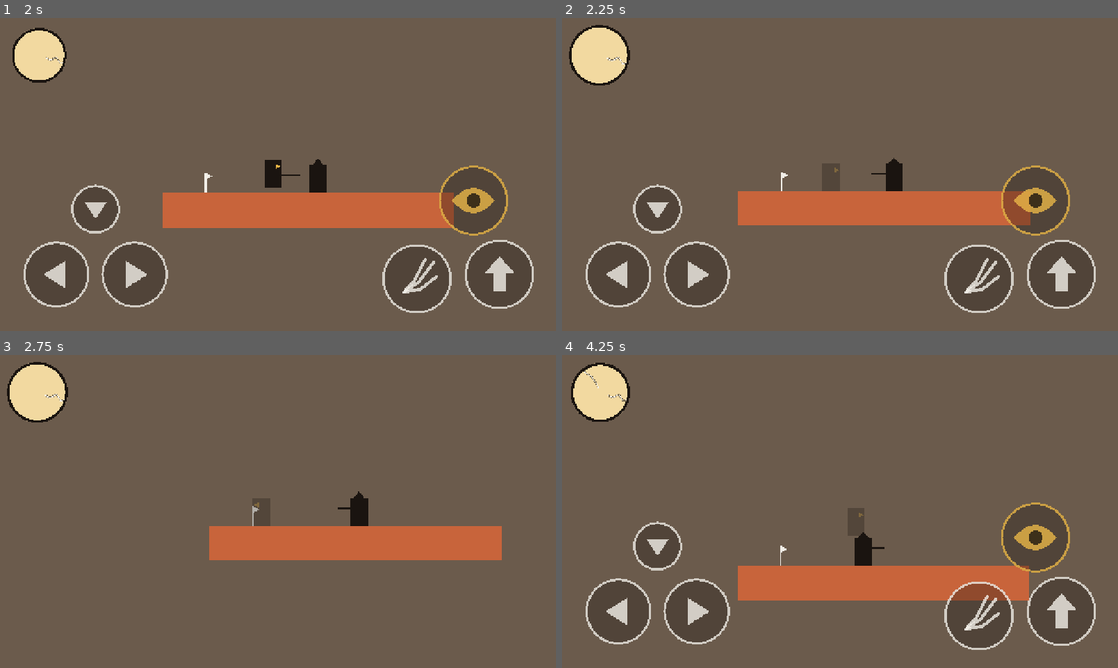
Above: before the commit, frames 1-4 (two rows, left to right).
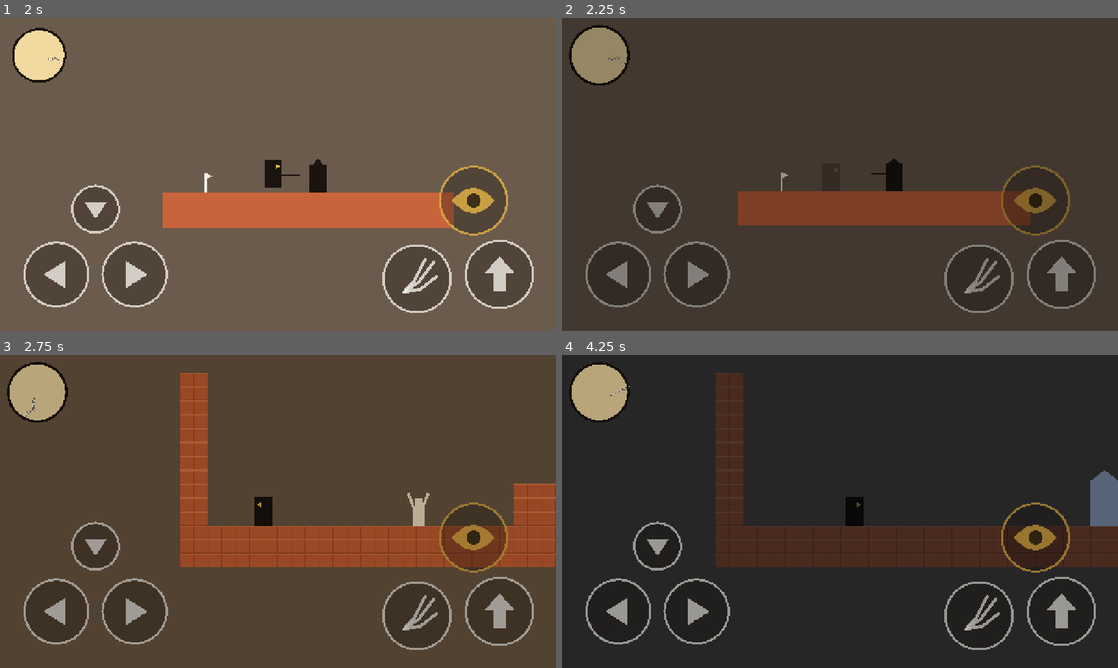
Above: after the commit, the same moments.

Repository: sphilius/medusas-price
Game: Godot game, scene res://scenes/test_room.tscn
Two runs of this game, one before a commit and one after it. Both use one fixed random seed, a clock stepped at 60 frames per second and the inputs below.
Inputs (mouse positions are in pixels of both pictures, inside the frame that each line leads up to):
- Up to frame 1 (2 s): tap Enter at 0.5 s; move the mouse to (400, 158) at 0.52 s; hold D (move_right) 0.53-1.25 s; hold Shift (run) 0.53-1.25 s; click (400, 158) at 0.67 s; tap Space (jump) at 0.77, 1.07 s; tap J (whip) at 0.8 s; drag from (166, 190) to (300, 224) at 1.27 s
- Up to frame 2 (2.25 s): move the mouse to (895, 105) at 2.02 s; hold A (move_left) from 2.03 s (still down); tap 1 at 2.1 s; click (895, 105) at 2.17 s
- Up to frame 3 (2.75 s): keep holding A (move_left); tap 5 at 2.3 s
- Up to frame 4 (4.25 s): release A (move_left) at 2.75 s; drag from (812, 574) to (917, 511) at 2.77 s; move the mouse to (1006, 558) at 3.52 s; hold D (move_right) from 3.53 s (still down); hold Space (jump) from 3.53 s (still down); tap 4 at 3.6 s; click (1006, 558) at 3.67 s

Frame 1 is identical in both runs. In frame 2, 99% of the frame differs, in the area x 0-100%, y 0-100%; in frame 3, 100%; in frame 4, 100%.

Commit message:
Add GameFlow level order, intro/ending cards, level generator and sim
Loads the next level on exit with a fade, logs level_start/level_end, debug-only 1-5 skip.

Co-Authored-By: Claude Sonnet 5.5 <noreply@anthropic.com>

Diff:
--- /dev/null
+++ b/autoload/game_flow.gd
@@ -0,0 +1,126 @@
+## game_flow.gd (autoload "GameFlow")
+## Purpose: the order of the game and the way between its parts. When Medusa reaches
+## a level's exit (Events.level_exit_reached) it fades to black, loads the next scene
+## in ORDER, and fades back in. It logs "level_start" and "level_end" (with the seconds
+## spent) to RunLedger, and calls RunLedger.start_run() when the intro begins.
+## Dev only: in debug builds the number keys 1 to 5 jump straight to a level. In a
+## release build that code is switched off (see _ready).
+## A scene that is not in ORDER (like the test room) can still be played on its own;
+## the flow just stays idle until you reach a scene that is in the list.
+extends Node
+
+## The game, in order. The position in this list is the level number RunLedger uses
+## (intro 0, temple 1, cliffs 2, cave 3, boss 4, ending 5).
+const ORDER: Array[String] = [
+	"res://scenes/flow/intro.tscn",
+	"res://scenes/levels/level_1_temple.tscn",
+	"res://scenes/levels/level_2_cliffs.tscn",
+	"res://scenes/levels/level_3_cave.tscn",
+	"res://scenes/levels/boss.tscn",
+	"res://scenes/flow/ending.tscn",
+]
+## Names for the ledger (same order as ORDER).
+const NAMES: Array[String] = ["intro", "level_1_temple", "level_2_cliffs", "level_3_cave", "boss", "ending"]
+
+## Index in ORDER of the scene we are in, or -1 for a scene that is not in the list.
+var current_index: int = -1
+
+## Ticks (ms) when the current scene started, for the time spent in it.
+var _level_start_ms: int = 0
+## True while a fade and scene change is running, so a second request is ignored.
+var _changing: bool = false
+## The black screen drawn over everything, above the HUD.
+var _fade: ColorRect
+
+
+func _ready() -> void:
+	# Always run: the fade must keep going even if the game is paused.
+	process_mode = Node.PROCESS_MODE_ALWAYS
+	var layer := CanvasLayer.new()
+	layer.layer = 200
+	add_child(layer)
+	_fade = ColorRect.new()
+	_fade.color = Color.BLACK
+	_fade.modulate.a = 0.0
+	_fade.mouse_filter = Control.MOUSE_FILTER_IGNORE
+	_fade.set_anchors_preset(Control.PRESET_FULL_RECT)
+	layer.add_child(_fade)
+	# A signal is "something happened" announced on the Events bus; connect() makes
+	# next_level run every time it is emitted, so no script has to poll for the exit.
+	Events.level_exit_reached.connect(next_level)
+	# Debug-only level skip. Release builds never listen for the number keys.
+	set_process_unhandled_input(OS.is_debug_build())
+	# The first scene is loaded after the autoloads, so look at it next frame.
+	_adopt_current_scene.call_deferred()
+
+
+## Go to the next scene in ORDER (after the last one, back to the intro).
+func next_level() -> void:
+	if current_index < 0:
+		return  # not in the flow (test room): nothing comes next
+	go_to((current_index + 1) % ORDER.size())
+
+
+## Fade out, load ORDER[index], fade in. Missing scenes are skipped silently (no popups).
+func go_to(index: int) -> void:
+	if _changing or index < 0 or index >= ORDER.size():
+		return
+	if not ResourceLoader.exists(ORDER[index]):
+		return
+	_changing = true
+	_log_level_end()
+	# A Tween animates a property over time (here the black screen's alpha 0 -> 1).
+	# `await` pauses THIS function until the signal fires, while the game keeps running;
+	# that is how the code waits for the fade without freezing anything.
+	var out: Tween = create_tween()
+	out.tween_property(_fade, "modulate:a", 1.0, Balance.FADE_OUT_S)
+	await out.finished
+	get_tree().change_scene_to_file(ORDER[index])
+	# The new scene is in the tree a frame later.
+	await get_tree().process_frame
+	await get_tree().process_frame
+	_begin_level(index)
+	var back: Tween = create_tween()
+	back.tween_property(_fade, "modulate:a", 0.0, Balance.FADE_IN_S)
+	await back.finished
+	_changing = false
+
+
+## Debug builds: keys 1 to 5 jump to the temple, cliffs, cave, boss and ending.
+func _unhandled_input(event: InputEvent) -> void:
+	var key := event as InputEventKey
+	if key == null or not key.pressed or key.echo:
+		return
+	var slot: int = key.keycode - KEY_1  # KEY_1 gives 0 ... KEY_5 gives 4
+	if slot >= 0 and slot < 5:
+		go_to(slot + 1)  # +1 skips the intro at index 0
+
+
+## Work out which ORDER entry the starting scene is (F5, or F6 on a level).
+func _adopt_current_scene() -> void:
+	var scene: Node = get_tree().current_scene
+	if scene == null:
+		return
+	var index: int = ORDER.find(scene.scene_file_path)
+	if index >= 0:
+		_begin_level(index)
+
+
+## A scene in ORDER is now showing: remember it and log it.
+func _begin_level(index: int) -> void:
+	current_index = index
+	_level_start_ms = Time.get_ticks_msec()
+	if index == 0:
+		RunLedger.start_run()  # a new run begins at the intro
+	RunLedger.set_level(index)
+	RunLedger.log_event("level_start", {"level": index, "name": NAMES[index]})
+
+
+## Write a "level_end" event with how many seconds we spent in this scene. Called just
+## before leaving it. Does nothing outside the flow (current_index is -1), so the test
+## room never writes half-empty events.
+func _log_level_end() -> void:
+	if current_index < 0:
+		return
+	var seconds: float = (Time.get_ticks_msec() - _level_start_ms) / 1000.0
+	RunLedger.log_event("level_end", {"level": current_index, "name": NAMES[current_index], "seconds": seconds})
--- a/project.godot
+++ b/project.godot
@@ -26,6 +26,7 @@
 RunLedger="*res://autoload/run_ledger.gd"
 PortraitState="*res://autoload/portrait_state.gd"
 Fx="*res://autoload/fx.gd"
+GameFlow="*res://autoload/game_flow.gd"
 
 [display]
 
--- /dev/null
+++ b/scenes/flow/ending.tscn
@@ -0,0 +1,6 @@
+[gd_scene load_steps=2 format=3]
+
+[ext_resource type="Script" path="res://scripts/flow_card.gd" id="1_card"]
+
+[node name="ending" type="Node2D"]
+script = ExtResource("1_card")
--- /dev/null
+++ b/scenes/flow/intro.tscn
@@ -0,0 +1,6 @@
+[gd_scene load_steps=2 format=3]
+
+[ext_resource type="Script" path="res://scripts/flow_card.gd" id="1_card"]
+
+[node name="intro" type="Node2D"]
+script = ExtResource("1_card")
--- /dev/null
+++ b/scripts/flow_card.gd
@@ -0,0 +1,56 @@
+## flow_card.gd (root script of scenes/flow/intro.tscn and scenes/flow/ending.tscn)
+## Purpose: placeholder title and ending screens. They show a wordless marble eye
+## (no text anywhere) and wait for any button, key or touch; then GameFlow moves on
+## (the intro goes to level 1, the ending goes back to the intro).
+## Replace the art later; keep this script so the flow keeps working.
+extends Node2D
+
+## Where the eye sits on the 1280 x 720 screen.
+const CENTER: Vector2 = Vector2(640.0, 360.0)
+
+## Seconds to ignore input after the card appears, so the press that ended the
+## previous scene cannot skip this one.
+const INPUT_DELAY_S: float = 0.5
+
+## Seconds since the card appeared.
+var _age: float = 0.0
+
+
+func _ready() -> void:
+	# The eye: a marble almond with a gold iris and a black pupil, built from polygons.
+	_add_shape(_almond(220.0, 90.0), Balance.COLOR_MARBLE)
+	_add_shape(_almond(60.0, 60.0), Balance.COLOR_GOLD)
+	_add_shape(_almond(18.0, 40.0), Balance.COLOR_BLACK)
+
+
+## _process runs every frame; here it only counts up the card's age.
+func _process(delta: float) -> void:
+	_age += delta
+
+
+## Any key, button or touch moves on. _unhandled_input only sees input nothing else used.
+func _unhandled_input(event: InputEvent) -> void:
+	if _age < INPUT_DELAY_S or not event.is_pressed() or event.is_echo():
+		return
+	GameFlow.next_level()
+
+
+## A pointed oval of half-width `w` and half-height `h`, as polygon points.
+func _almond(w: float, h: float) -> PackedVector2Array:
+	var points := PackedVector2Array()
+	for i in 24:
+		var angle: float = TAU * i / 24.0
+		# Squash the top and bottom toward the corners so the ends come to a point.
+		points.append(Vector2(cos(angle) * w, sin(angle) * h * (1.0 - 0.35 * absf(cos(angle)))))
+	return points
+
+
+## Add one filled shape to the card. A Polygon2D is a node that draws a filled polygon;
+## add_child() puts it in the scene tree so it gets drawn. Shapes added later draw on
+## top of earlier ones, which is why the eye is built big to small.
+func _add_shape(points: PackedVector2Array, color: Color) -> void:
+	var poly := Polygon2D.new()
+	poly.polygon = points
+	poly.color = color
+	poly.position = CENTER
+	add_child(poly)
--- /dev/null
+++ b/tools/build_levels.gd
@@ -0,0 +1,115 @@
+## build_levels.gd - dev-only generator for the level scenes (run once, or again to reset them).
+## Run it with:  godot --headless --path . res://tools/build_levels.tscn
+## (a scene, not --script, so the autoloads like Balance and Events exist).
+## It creates scenes/levels/level_1_temple.tscn (a short sample layout following the
+## spec's beats) and level_2_cliffs, level_3_cave and boss (a small starter floor and
+## the right lighting). Each one is an INHERITED scene of level_base.tscn, so editing
+## level_base later updates all of them. After this, edit the scenes in the Godot editor.
+## WARNING: running it overwrites those four scene files, including your edits.
+extends Node
+
+const BASE: String = "res://scenes/levels/level_base.tscn"
+
+## Tile size in px (matches Balance.TILE_SIZE).
+const T: int = 32
+## Row of the floor's top surface: row 19 is y = 608 px.
+const FLOOR_ROW: int = 19
+## Floor thickness in rows.
+const FLOOR_DEPTH: int = 3
+
+
+## _ready runs once when this scene starts. It builds each level file in turn and then
+## quits, so the whole tool is one command. Each _build_* function ends in _save().
+func _ready() -> void:
+	_build_level_1()
+	_build_starter("level_2_cliffs", LevelBase.Lighting.DUSK, [])
+	_build_starter("level_3_cave", LevelBase.Lighting.TORCHLIGHT, [Vector2(300, 480), Vector2(700, 480), Vector2(1100, 480)])
+	_build_starter("boss", LevelBase.Lighting.STORM, [])
+	print("build_levels: done")
+	get_tree().quit()
+
+
+## Level 1: temple steps at noon. Beats in order, left to right:
+## 1) a hoplite standing on a ledge, 2) the leaper and the 4.5 BL gap (a sprint jump
+## clears it), 3) a pool soon after the first cracks, 4) three hoplites, 5) a pool, the exit.
+func _build_level_1() -> void:
+	var root: LevelBase = _new_level("Level1Temple", LevelBase.Lighting.NOON)
+	var terrain: TileMapLayer = root.get_node("Terrain")
+	var gap_tiles: int = roundi(Balance.LEVEL1_GAP_BL * Balance.BL / T)  # 4.5 BL = 9 tiles
+	var gap_start: int = 48
+	var gap_end: int = gap_start + gap_tiles
+	_fill(terrain, -4, gap_start, FLOOR_ROW, FLOOR_DEPTH)       # near floor
+	_fill(terrain, gap_end, 126, FLOOR_ROW, FLOOR_DEPTH)        # far floor
+	_fill(terrain, 20, 30, FLOOR_ROW - 3, 3)                    # the ledge (1.5 BL high)
+	_fill(terrain, -4, -2, 8, 14)                               # left wall
+	_fill(terrain, 124, 126, 8, 14)                             # right wall
+
+	var gap_center: float = (gap_start + gap_tiles * 0.5) * T
+	root.get_node("Spawn").position = Vector2(128, 576)
+	root.get_node("LevelExit").position = Vector2(3800, FLOOR_ROW * T)
+
+	# Beat 1: a victim to push or crack, a hoplite up on the ledge.
+	_add(root, "VictimStatue", "res://scenes/props/victim_statue.tscn", Vector2(420, 576), {"pose": 1})
+	_add(root, "HopliteLedge", "res://scenes/enemies/hoplite.tscn", Vector2(800, 480))
+	# Beat 2: the leaper waits at the edge; safe ledges either side; the pit under the gap.
+	_add(root, "SafeLedgeNear", "res://scenes/props/safe_ledge.tscn", Vector2(1400, FLOOR_ROW * T))
+	_add(root, "Leaper", "res://scenes/enemies/leaper.tscn", Vector2(1470, 588))
+	_add(root, "Pit", "res://scenes/props/pit.tscn", Vector2(gap_center, 720), {"size": Vector2(gap_tiles * T + 128, 500)})
+	_add(root, "SafeLedgeFar", "res://scenes/props/safe_ledge.tscn", Vector2(gap_end * T + 60, FLOOR_ROW * T))
+	# Beat 3: the first pool, after the first cracks.
+	_add(root, "PoolFirst", "res://scenes/props/mirror_pool.tscn", Vector2(2000, FLOOR_ROW * T))
+	_add(root, "VictimCrouched", "res://scenes/props/victim_statue.tscn", Vector2(2250, 576), {"pose": 2, "faces_right": false})
+	# Beat 4: three hoplites in a row. Beat 5: the pool before the exit.
+	_add(root, "Hoplite1", "res://scenes/enemies/hoplite.tscn", Vector2(2500, 576))
+	_add(root, "Hoplite2", "res://scenes/enemies/hoplite.tscn", Vector2(2800, 576))
+	_add(root, "Hoplite3", "res://scenes/enemies/hoplite.tscn", Vector2(3100, 576))
+	_add(root, "PoolLast", "res://scenes/props/mirror_pool.tscn", Vector2(3450, FLOOR_ROW * T))
+	_save(root, "level_1_temple")
+
+
+## A level with only a starter floor (so you can stand in it) and its lighting.
+func _build_starter(file: String, light: LevelBase.Lighting, torches: Array) -> void:
+	var root: LevelBase = _new_level(file.to_pascal_case(), light)
+	var terrain: TileMapLayer = root.get_node("Terrain")
+	_fill(terrain, -4, 60, FLOOR_ROW, FLOOR_DEPTH)
+	_fill(terrain, -4, -2, 8, 14)
+	var i: int = 0
+	for pos: Vector2 in torches:
+		i += 1
+		_add(root, "Torch%d" % i, "res://scenes/props/torch.tscn", pos)
+	_save(root, file)
+
+
+## An inherited-scene root of level_base. GEN_EDIT_STATE_MAIN is what makes saving it
+## produce an inherited scene (a file that points at level_base) instead of a copy.
+func _new_level(node_name: String, light: LevelBase.Lighting) -> LevelBase:
+	var root: LevelBase = (load(BASE) as PackedScene).instantiate(PackedScene.GEN_EDIT_STATE_MAIN)
+	root.name = node_name
+	root.lighting = light
+	return root
+
+
+## Fill tile columns [x0, x1) and `rows` rows from `row0` downward with the terrain tile.
+func _fill(layer: TileMapLayer, x0: int, x1: int, row0: int, rows: int) -> void:
+	for x in range(x0, x1):
+		for y in range(row0, row0 + rows):
+			layer.set_cell(Vector2i(x, y), 0, Vector2i(0, 0))
+
+
+## Instance a scene as a child of the level root, at `pos`, with optional property values.
+func _add(root: Node, node_name: String, path: String, pos: Vector2, props: Dictionary = {}) -> void:
+	var node: Node2D = (load(path) as PackedScene).instantiate()
+	node.name = node_name
+	node.position = pos
+	for key: String in props:
+		node.set(key, props[key])
+	root.add_child(node)
+	node.owner = root  # without an owner the node is not saved with the scene
+
+
+func _save(root: Node, file: String) -> void:
+	var packed := PackedScene.new()
+	packed.pack(root)
+	var err: Error = ResourceSaver.save(packed, "res://scenes/levels/%s.tscn" % file)
+	print("build_levels: %s -> %s" % [file, error_string(err)])
+	root.free()
--- /dev/null
+++ b/tools/build_levels.tscn
@@ -0,0 +1,6 @@
+[gd_scene load_steps=2 format=3]
+
+[ext_resource type="Script" path="res://tools/build_levels.gd" id="1_b"]
+
+[node name="BuildLevels" type="Node"]
+script = ExtResource("1_b")
--- /dev/null
+++ b/tools/sim_levels.gd
@@ -0,0 +1,92 @@
+## sim_levels.gd - dev-only headless check (scene: tools/sim_levels.tscn).
+## Loads every level and checks its lighting, spawn and (level 1) props, cracks a
+## victim statue, then drives GameFlow through real scene changes: exit signal ->
+## next level, the debug number-key skip, and the ledger's level_start / level_end.
+## Prints PASS/FAIL lines and exits non-zero if anything failed.
+extends Node
+
+const LEVELS: Dictionary = {
+	"res://scenes/levels/level_1_temple.tscn": Balance.LIGHT_NOON,
+	"res://scenes/levels/level_2_cliffs.tscn": Balance.LIGHT_DUSK,
+	"res://scenes/levels/level_3_cave.tscn": Balance.LIGHT_TORCH,
+	"res://scenes/levels/boss.tscn": Balance.LIGHT_STORM,
+}
+
+var _failures: int = 0
+
+
+func _ready() -> void:
+	await _test_levels()
+	await _test_victim_statue()
+	await _test_flow()
+	print("sim_levels: %s" % ("ALL PASS" if _failures == 0 else "%d FAILED" % _failures))
+	get_tree().quit(_failures)
+
+
+func _check(ok: bool, what: String) -> void:
+	print("  %s  %s" % ["PASS" if ok else "FAIL", what])
+	if not ok:
+		_failures += 1
+
+
+## Each level: right tint, Medusa placed on the spawn marker, one exit.
+func _test_levels() -> void:
+	for path: String in LEVELS:
+		var level: LevelBase = (load(path) as PackedScene).instantiate()
+		add_child(level)
+		await get_tree().physics_frame
+		var player: Node2D = get_tree().get_first_node_in_group(&"player")
+		_check(level.get_node("Tint").color == LEVELS[path], "%s tint" % path.get_file())
+		_check(player != null and player.global_position.distance_to(level.get_node("Spawn").global_position) < 8.0, "%s player at spawn" % path.get_file())
+		_check(level.get_node("Terrain").get_used_cells().size() > 0, "%s has terrain" % path.get_file())
+		level.free()
+		await get_tree().physics_frame
+
+
+## The pre-placed victim: first whip cracks, second shatters.
+func _test_victim_statue() -> void:
+	var level: LevelBase = (load("res://scenes/levels/level_1_temple.tscn") as PackedScene).instantiate()
+	add_child(level)
+	await get_tree().physics_frame
+	var victim: Statue = level.get_node("VictimStatue")
+	_check(victim.is_in_group(&"statues") and victim.state == Statue.State.INTACT, "victim starts intact, in statues group")
+	victim.whip_hit()
+	_check(victim.state == Statue.State.CRACKED, "victim cracks on first hit")
+	victim.whip_hit()
+	_check(victim.state == Statue.State.SHATTERED, "victim shatters on second hit")
+	level.free()
+	await get_tree().physics_frame
+
+
+## Real scene changes through GameFlow.
+func _test_flow() -> void:
+	# Detach from current_scene so change_scene_to_file does not free this test.
+	get_tree().current_scene = null
+	GameFlow.current_index = -1
+	GameFlow.next_level()
+	_check(GameFlow.current_index == -1, "next_level does nothing outside the flow")
+
+	GameFlow.go_to(1)
+	await get_tree().create_timer(1.5).timeout
+	_check(get_tree().current_scene != null and get_tree().current_scene.scene_file_path == GameFlow.ORDER[1], "go_to(1) loads the temple")
+	_check(GameFlow.current_index == 1 and RunLedger.level == 1, "flow index and ledger level = 1")
+
+	Events.level_exit_reached.emit()
+	await get_tree().create_timer(1.5).timeout
+	_check(GameFlow.current_index == 2, "exit signal moves on to the cliffs")
+	var ends: Array = RunLedger.events_of("level_end")
+	_check(ends.size() == 1 and ends[0]["data"]["name"] == "level_1_temple" and ends[0]["data"]["seconds"] >= 0.0, "level_end logged with time")
+	var starts: Array = RunLedger.events_of("level_start")
+	_check(starts.size() >= 2 and starts[-1]["data"]["name"] == "level_2_cliffs", "level_start logged")
+
+	var key := InputEventKey.new()
+	key.keycode = KEY_4
+	key.pressed = true
+	GameFlow._unhandled_input(key)
+	await get_tree().create_timer(1.5).timeout
+	_check(GameFlow.current_index == 4, "key 4 skips to the boss")
+
+	# Intro resets the ledger (start_run).
+	GameFlow.go_to(0)
+	await get_tree().create_timer(1.5).timeout
+	_check(GameFlow.current_index == 0 and RunLedger.events_of("level_end").is_empty(), "intro starts a fresh run")
--- /dev/null
+++ b/tools/sim_levels.tscn
@@ -0,0 +1,6 @@
+[gd_scene load_steps=2 format=3]
+
+[ext_resource type="Script" path="res://tools/sim_levels.gd" id="1_s"]
+
+[node name="SimLevels" type="Node"]
+script = ExtResource("1_s")
Not shown, added: autoload/game_flow.gd.uid
Not shown, added: scripts/flow_card.gd.uid
